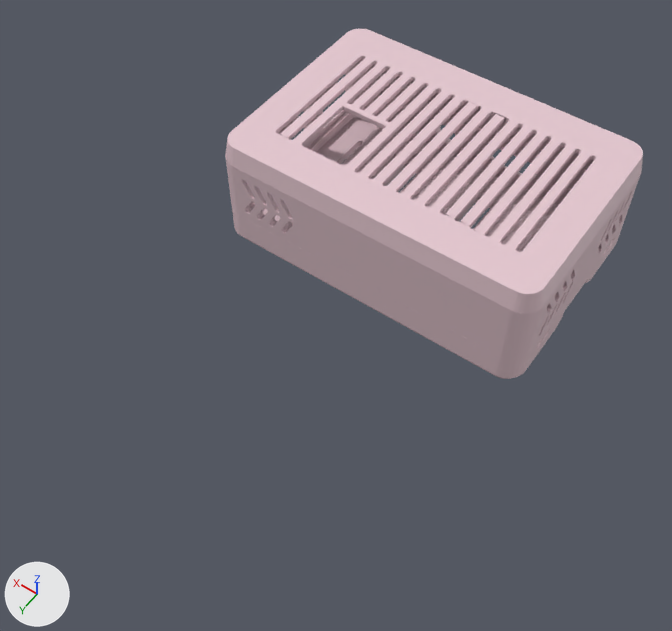
Before and after pictures for a commit that changed the Blender file Utils/RPi/Casing.blend.
Camera for both pictures: a 50 mm lens placed at (-81.0, 170.3, 174.1), pointed at (-0.1, 57.0, -3.9). Lighting does not change. The marker at lower left points along +X, +Y and +Z.

Names of what the first picture shows: 'Bottom_Slots_SM', 'Top_H20_Slots_SM'.
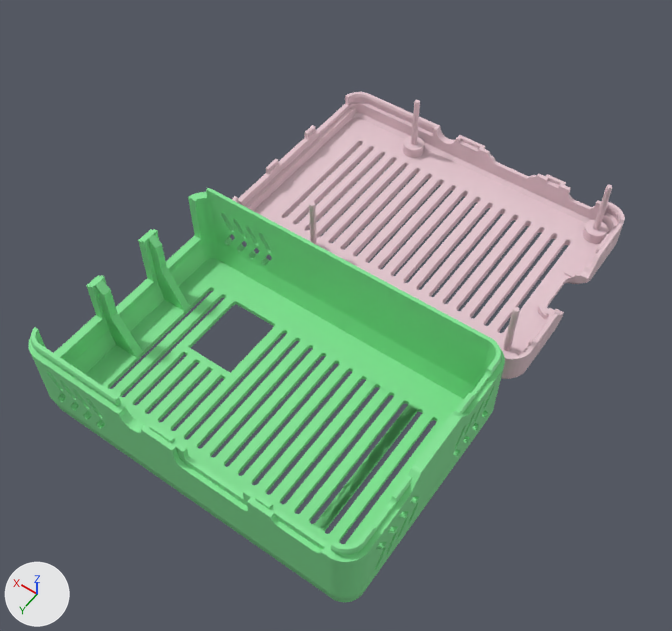
Commit message: Casing arreglado

The change, as a list of edits to the scene's bpy script:
```text
Change mat_material_005:
    mat_material_005.base_color: (0.8, 0.587, 0.643) -> (0.234, 0.8, 0.31)  # white #e7c9d2 -> green #85e797
Change me_top_h20_slots_sm_001:
    used by ob_top_h20_slots_sm; location = (0.0, 0.0, -0.1)
    remove me_top_h20_slots_sm_001.from_pydata(...)  # 5289 vertices, 2768 faces, 29 loose edges; spans x -43.7..45.9, y -16.9..44.5, z -8.1..18.9
    add me_top_h20_slots_sm_001.from_pydata(...)  # 4537 vertices, 3474 faces, 1 loose edge; spans x -43.7..45.9, y -16.9..44.5, z -8.1..18.9
    me_top_h20_slots_sm_001 part 1: 94 vertices moved within x -43.7..35.8, y -16.9..44.5, z -5.3..18.9; 1328 vertices removed from x -43.7..42.5, y -16.9..44.5, z -6.5..18.9; 574 vertices added at x -43.7..45.6, y -16.9..44.5, z -6.2..18.9
Change ob_top_h20_slots_sm:
    ob_top_h20_slots_sm.location: (0.0, 0.0, -0.1) -> (0.0, 95.7, 5.1)
    ob_top_h20_slots_sm.rotation_euler: (0.0, 0.0, 0.0) -> (-3.142, 0.0, 0.0)  # degrees (0, 0, 0) -> degrees (-180, 0, 0)
```

What differs and where, as boxes (x1, y1, x2, y2) in the pictures (672 x 631 px):
'Top_H20_Slots_SM', recoloured, reshaped, moved, turned
    before: (225, 29, 643, 359)
    after: (28, 188, 505, 602)
part 1 of me_top_h20_slots_sm_001, cut back
    before: (227, 29, 643, 356)
'Bottom_Slots_SM', unchanged, uncovered by the edit
    before: (232, 106, 624, 379)
    after: (232, 92, 625, 379)
